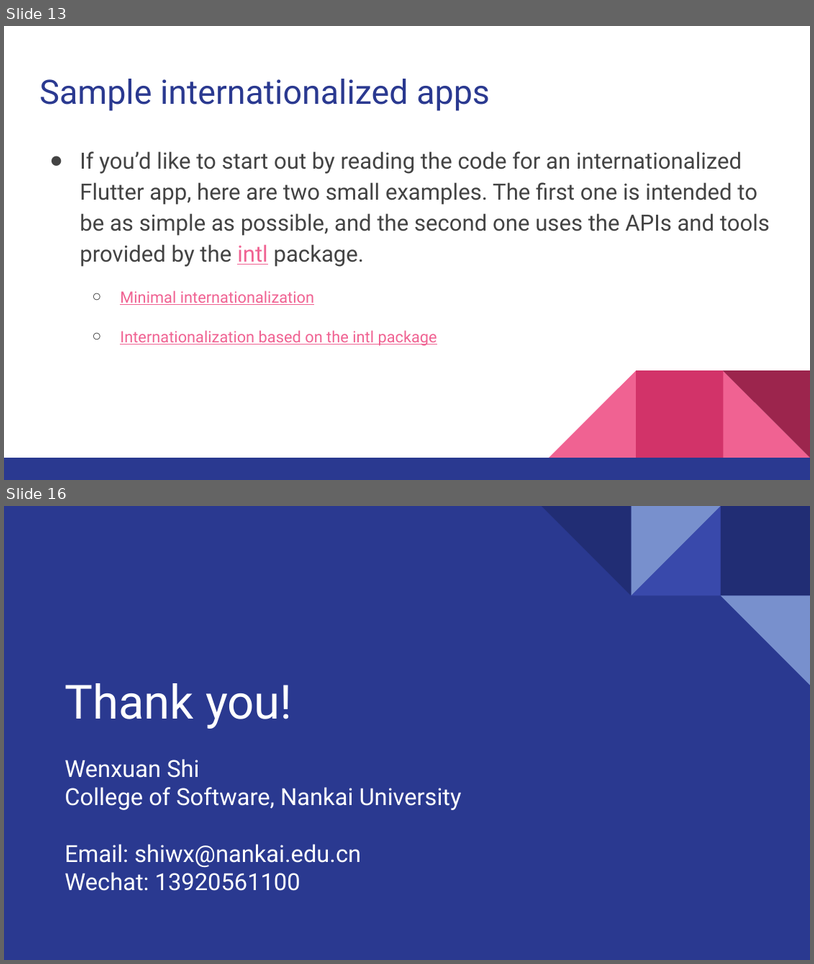
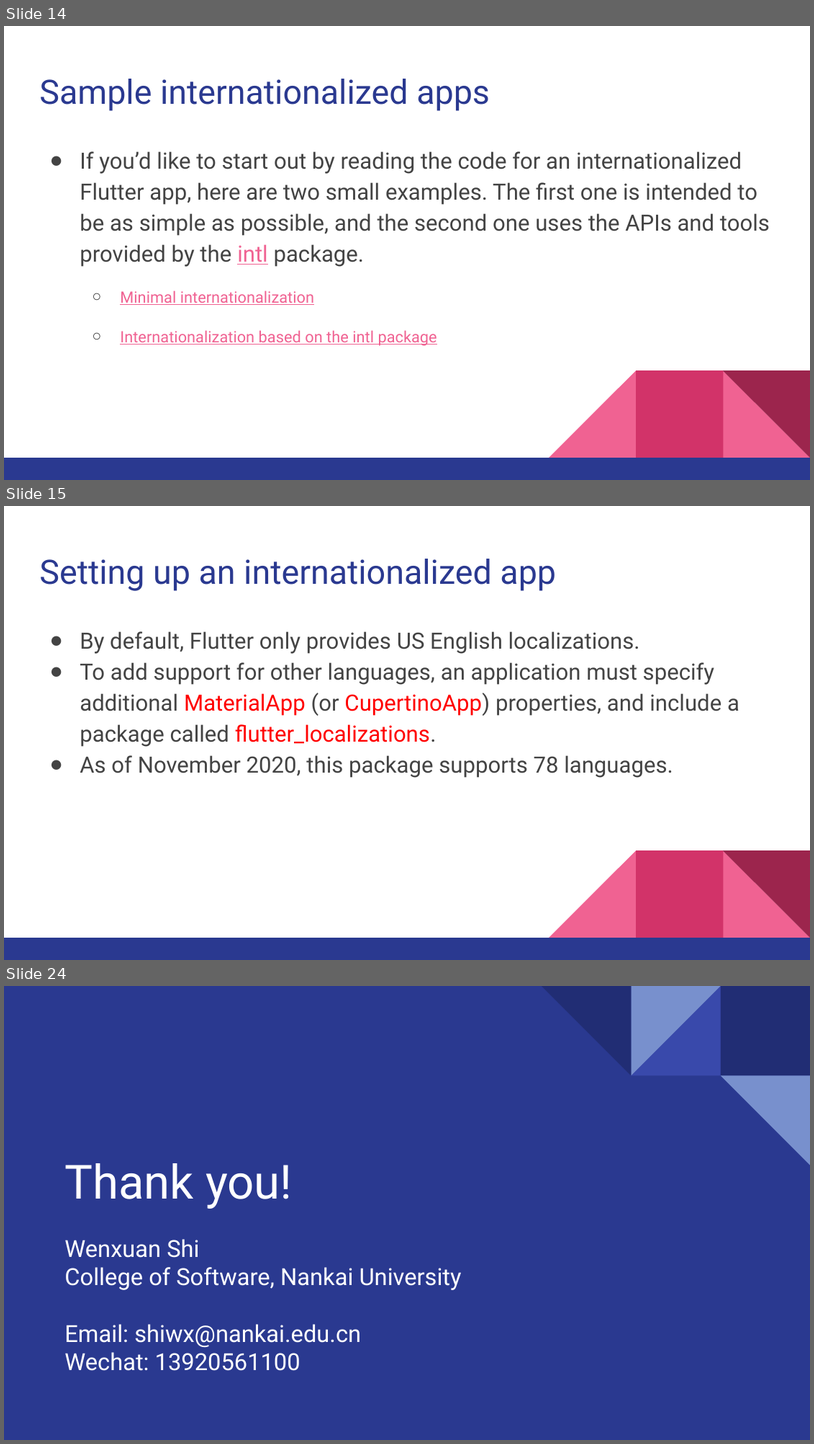
Before and after one commit to walkman617/Flutter2, a slide deck: Lecture/C05 Accessibility_Internationalization.pptx. Shown one above the other, each under a label of ours: slides 13 and 16 before the commit, slides 14, 15 and 24 after it; the slides between them are not shown. The pictures are 814x964 and 814x1444 pixels, drawn with LibreOffice and Linux fonts; fonts in the diff are those of the drawing. Boxes give left, top, right and bottom in pixels: in the first picture for what was removed or moved away, otherwise in the second. Text is boxed around its words. In the diff, an @@ line names an element or a change of style, - is before the commit and + after.

```diff
--- a/Lecture/C05 Accessibility_Internationalization.pptx
+++ b/Lecture/C05 Accessibility_Internationalization.pptx
@@ slide 15 added at [4,506,810,960], background #FFFFFF; not listed: 5 template elements that a slide beside it also shows @@
@@ title added at [39,559,556,591], 30 pt, text #2A3990 @@
+Setting up an internationalized app
@@ text added at [80,631,740,777], 20 pt, text #434343 @@
+● By default, Flutter only provides US English localizations.
+● To add support for other languages, an application must specify additional MaterialApp (or CupertinoApp) properties, and include a package called flutter_localizations.
+● As of November 2020, this package supports 78 languages.
@@ what was slide 13 is now slide 14 @@
@@ what was slide 16 is now slide 24 @@
```
Also in this commit, not shown: 1 slide changed, 8 other slides added, 1 slide removed, 3 other files.
